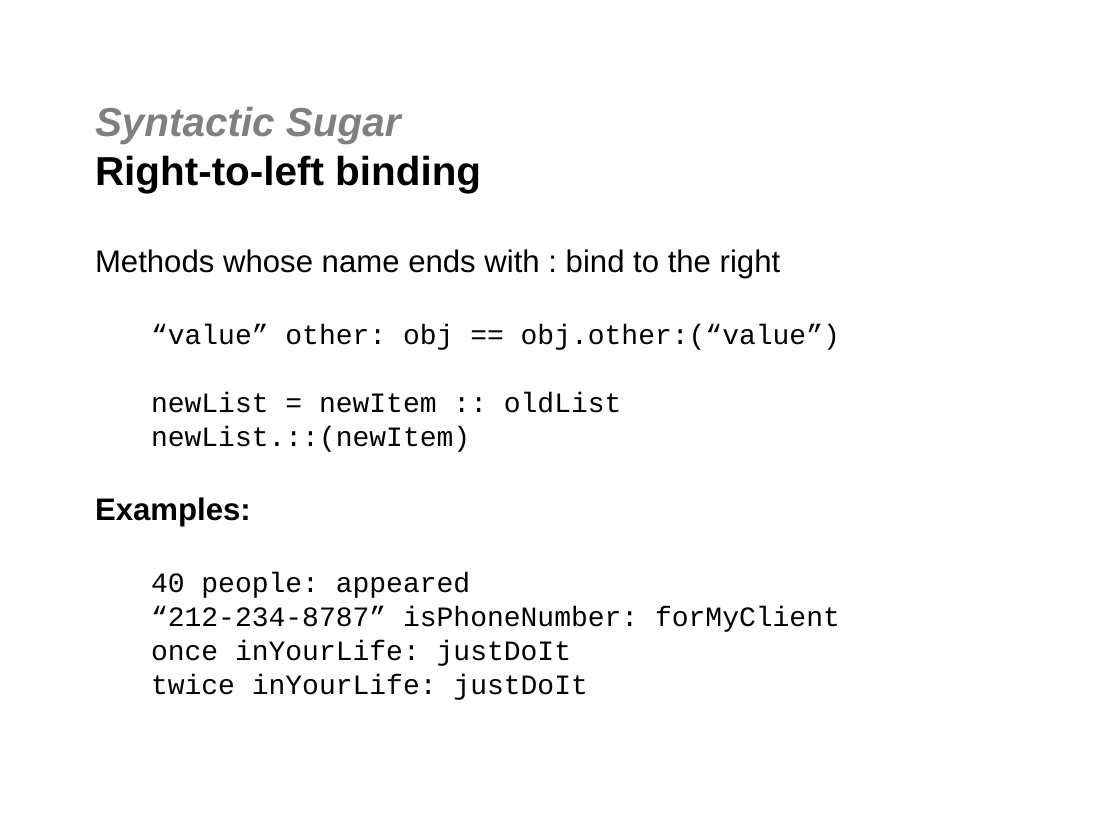
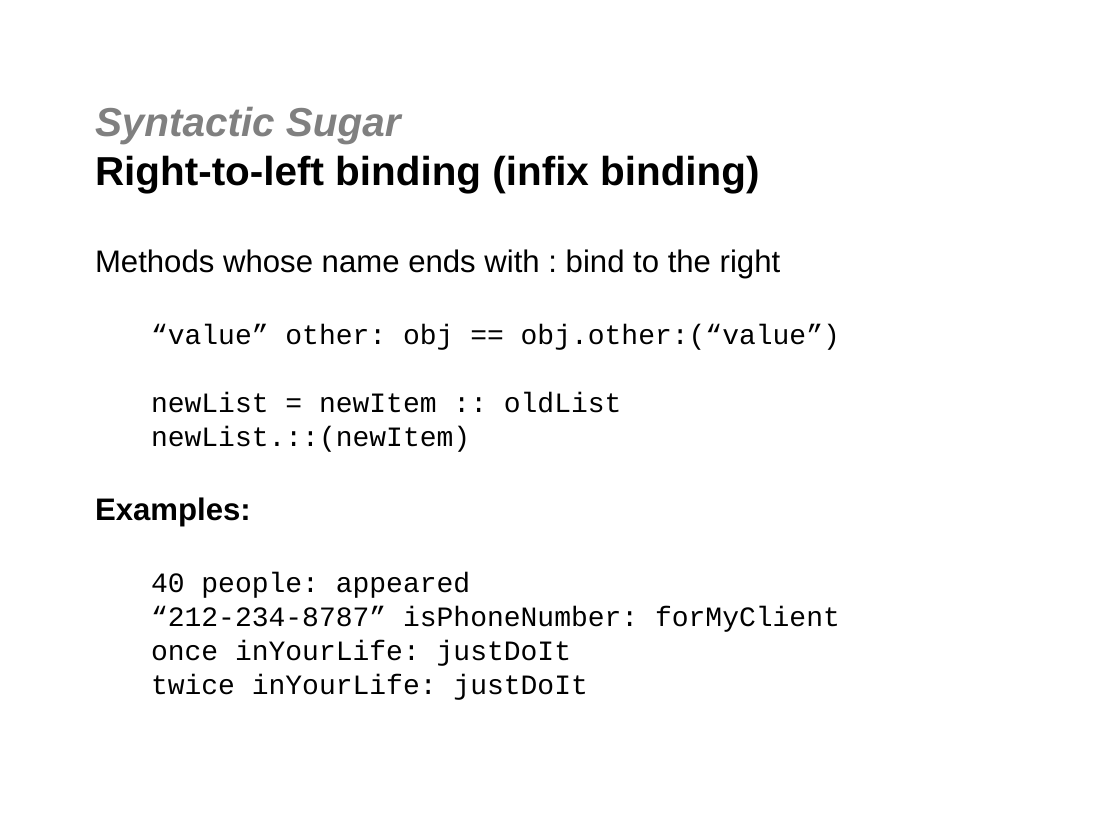
Before and after one commit to jgoodsen/agile2010, a slide deck: slide 25 of 03-scala.ppt (slide 24 before the commit). Drawn at 1120x840 pixels with LibreOffice and Linux fonts; fonts in the diff are those of the drawing; background and template pictures are left out. Boxes give left, top, right and bottom in pixels: in the first picture for what was removed or moved away, otherwise in the second. Text is boxed around its words. In the diff, an @@ line names an element or a change of style, - is before the commit and + after.

```diff
--- a/03-scala.ppt
+++ b/03-scala.ppt
@@ title at [95,107,759,192]: text changed @@
-Syntactic Sugar
-Right-to-left binding
+Syntactic Sugar
+Right-to-left binding (infix binding)
```
Also in this commit, not shown: 1 other slide changed, 1 slide added, 3 other files.
